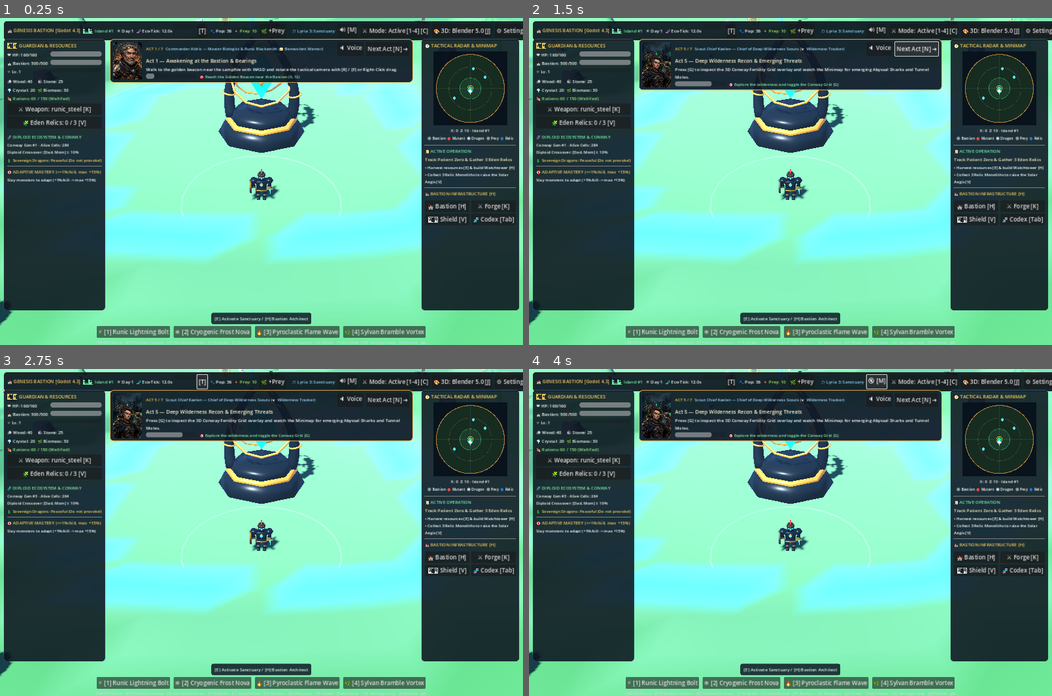
Above: before the commit, frames 1-4 (two rows, left to right).
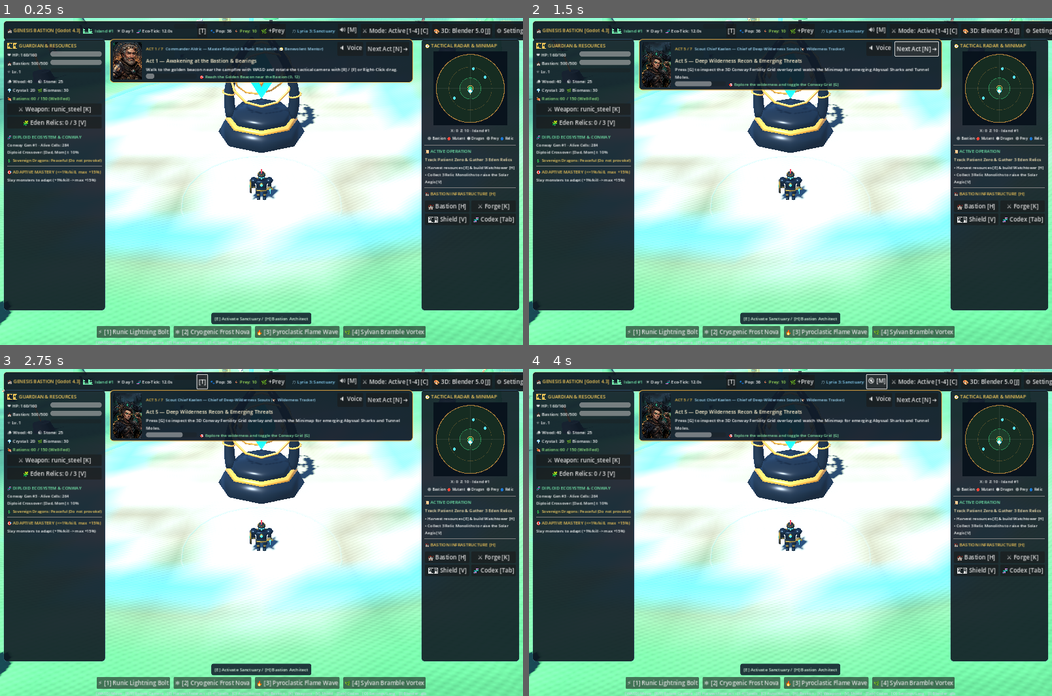
Above: after the commit, the same moments.

Repository: Giom-V/genesis-bastion
Game: Godot game, scene res://scenes/Main.tscn
The game is run twice, just before and just after one commit, with the same random seed, the same clock (stepped at 60 frames per second) and the same inputs. Sound files missing from this copy of the repository are replaced by a short silence.
Inputs:
- Up to frame 1 (0.25 s): no input
- Up to frame 2 (1.5 s): click "Next Act [N] ➔" at 0.5 s; click "Next Act [N] ➔" at 1.25 s
- Up to frame 3 (2.75 s): click "[T]" at 2 s
- Up to frame 4 (4 s): click "🌿 +Prey" at 2.75 s; click "🔊 [M]" at 3.5 s

The runs differ from the first frame. In frame 1, 34% of the frame differs, in the area x 0-100%, y 0-100%; in frame 2, 33%; in frame 3, 33%; in frame 4, 33%.

Commit message:
feat(world): upgrade IslandTerrain.gd to Stylized Fantasy palette, detail/normal textures & lagoon water (Phase 15)

Diff:
--- a/scripts/world/IslandTerrain.gd
+++ b/scripts/world/IslandTerrain.gd
@@ -196,29 +196,95 @@
 	return _biome_grid[iz * BIOME_RES + ix]
 
 
-## Computes vertex color for a given elevation and biome.
+## Computes Stylized Fantasy (`Tunic` / `Zelda: Link's Awakening` / `Death's Door`) vertex color for a given elevation and biome.
 func _get_vertex_color(x: float, z: float, h: float, biome: String) -> Color:
-	if h < WATER_LEVEL:
-		return Color(0.14, 0.32, 0.42)
+	var dist: float = sqrt(x * x + z * z)
+	var detail_n: float = _noise_detail.get_noise_2d(x * 1.4, z * 1.4)
+
+	if h < WATER_LEVEL - 0.15:
+		var depth_t: float = clampf((WATER_LEVEL - h) / 3.8, 0.0, 1.0)
+		return Color(0.24, 0.86, 0.85).lerp(Color(0.08, 0.42, 0.58), depth_t)
+
+	# Carved golden-limestone Sanctuary courtyard (`r < 22m`) with concentric cobblestone rings & mossy joints
+	if dist < 22.0 or biome == "sanctuary":
+		var courtyard_blend: float = 1.0 - smoothstep(14.5, 22.0, dist)
+		var ring_wave: float = sin(dist * 2.35)
+		var radial_joint: float = sin(atan2(z, x) * 16.0)
+		var stone_base := Color(0.784, 0.729, 0.596) # #c8ba98 warm carved limestone
+		var stone_Sun := Color(0.871, 0.824, 0.706)  # #ded2b4 sunlit flagstone
+		var stone_joint := Color(0.651, 0.588, 0.455) # #a69674 stone mortar
+		var moss_joint := Color(0.361, 0.561, 0.384)  # #5c8f62 mossy sanctuary seams
+		var cobble_t: float = clampf(ring_wave * 0.5 + 0.5, 0.0, 1.0)
+		var courtyard_col: Color = stone_joint.lerp(stone_Sun if detail_n > 0.05 else stone_base, cobble_t)
+		if ring_wave < -0.55 and radial_joint > 0.35 and dist > 5.0:
+			courtyard_col = courtyard_col.lerp(moss_joint, 0.55)
+		var ring_dist: float = absf(dist - SANCTUARY_RADIUS * 0.85)
+		if ring_dist < 1.1:
+			courtyard_col = courtyard_col.lerp(Color(0.24, 0.88, 0.94), 0.65)
+		var meadow_edge := Color(0.345, 0.722, 0.408) # #58b868
+		return meadow_edge.lerp(courtyard_col, courtyard_blend)
+
 	match biome:
-		"sanctuary":
-			var ring_dist: float = absf(sqrt(x * x + z * z) - SANCTUARY_RADIUS * 0.85)
-			if ring_dist < 1.2:
-				return Color(0.28, 0.78, 0.84)
-			return Color(0.38, 0.66, 0.42)
 		"beach":
-			return Color(0.84, 0.76, 0.54)
+			# Warm sunlit coral-cream beach sand (#f4e2b8) transitioning from wet shoreline sand (#d4b886)
+			var wet_t: float = clampf((h - WATER_LEVEL) / 1.15, 0.0, 1.0)
+			var wet_sand := Color(0.831, 0.722, 0.525)   # #d4b886
+			var dry_sand := Color(0.957, 0.886, 0.722)   # #f4e2b8
+			var coral_tint := Color(0.973, 0.918, 0.784) # #f8eac8
+			var sand_col: Color = wet_sand.lerp(dry_sand, wet_t)
+			if detail_n > 0.15:
+				sand_col = sand_col.lerp(coral_tint, 0.35)
+			return sand_col
 		"forest":
-			return Color(0.16, 0.44, 0.24)
+			# Rich emerald-teal ancient forest floor (#2b6e4e) with sunlit moss glades (#3a875e)
+			var forest_deep := Color(0.169, 0.431, 0.306) # #2b6e4e
+			var forest_moss := Color(0.227, 0.529, 0.369) # #3a875e
+			return forest_deep.lerp(forest_moss, clampf(detail_n * 0.5 + 0.5, 0.0, 1.0))
 		"volcanic":
-			if h > 11.2:
-				return Color(0.68, 0.26, 0.14)
-			return Color(0.26, 0.22, 0.24)
+			# Warm volcanic slate-terracotta highlands (#73645e) with glowing magma veins at caldera ridges
+			var slate_warm := Color(0.451, 0.392, 0.369)  # #73645e
+			var basalt_ridge := Color(0.549, 0.443, 0.396) # #8c7165
+			var col: Color = slate_warm.lerp(basalt_ridge, clampf(detail_n * 0.5 + 0.5, 0.0, 1.0))
+			if h > 11.0 and detail_n > 0.18:
+				var lava_t: float = clampf((h - 11.0) / 3.5, 0.0, 1.0)
+				col = col.lerp(Color(1.0, 0.38, 0.14), lava_t * 0.75)
+			return col
 		_:
-			return Color(0.26, 0.58, 0.30)
-
-
-## Builds the 3D Island Terrain `ArrayMesh` with smooth vertex normals and vertex colors.
+			# Vibrant sunlit spring-meadow grass (#58b868 -> #3e9654) with clover highlights (#78d274)
+			var grass_bright := Color(0.345, 0.722, 0.408) # #58b868
+			var grass_lush := Color(0.243, 0.588, 0.329)   # #3e9654
+			var clover_sun := Color(0.471, 0.824, 0.455)   # #78d274
+			var g_col: Color = grass_lush.lerp(grass_bright, clampf(detail_n * 0.5 + 0.5, 0.0, 1.0))
+			if detail_n > 0.25:
+				g_col = g_col.lerp(clover_sun, 0.4)
+			return g_col
+
+
+## Generates a synchronous tileable 64x64 procedural micro-detail Albedo & Normal map pair for crisp ground relief.
+func _create_stylized_ground_textures() -> Dictionary:
+	var size: int = 64
+	var albedo_img: Image = Image.create(size, size, false, Image.FORMAT_RGBA8)
+	var bump_img: Image = Image.create(size, size, false, Image.FORMAT_RF)
+
+	for y in range(size):
+		for x in range(size):
+			# Tileable periodic coordinates
+			var nx: float = cos(float(x) / float(size) * TAU) * 18.0
+			var ny: float = sin(float(y) / float(size) * TAU) * 18.0
+			var n1: float = _noise_detail.get_noise_2d(nx, ny)
+			var blade: float = sin(float(x * 3 + y * 5) * 0.55) * 0.06
+			var shade: float = clampf(0.93 + n1 * 0.09 + blade, 0.80, 1.0)
+			albedo_img.set_pixel(x, y, Color(shade, shade, shade * 0.98, 1.0))
+			var h_val: float = clampf(0.5 + n1 * 0.35 + blade * 1.8, 0.0, 1.0)
+			bump_img.set_pixel(x, y, Color(h_val, 0.0, 0.0, 1.0))
+
+	bump_img.bump_map_to_normal_map(2.2)
+	var detail_tex: ImageTexture = ImageTexture.create_from_image(albedo_img)
+	var normal_tex: ImageTexture = ImageTexture.create_from_image(bump_img)
+	return {"albedo": detail_tex, "normal": normal_tex}
+
+
+## Builds the 3D Island Terrain `ArrayMesh` with smooth vertex normals, tiled UVs, and Stylized Fantasy vertex colors.
 func _build_island_mesh() -> void:
 	var st := SurfaceTool.new()
 	st.begin(Mesh.PRIMITIVE_TRIANGLES)
@@ -229,9 +295,13 @@
 	for iz in range(MESH_SEGMENTS):
 		var z0: float = -half + float(iz) * step
 		var z1: float = z0 + step
+		var v0: float = float(iz) / float(MESH_SEGMENTS)
+		var v1: float = float(iz + 1) / float(MESH_SEGMENTS)
 		for ix in range(MESH_SEGMENTS):
 			var x0: float = -half + float(ix) * step
 			var x1: float = x0 + step
+			var u0: float = float(ix) / float(MESH_SEGMENTS)
+			var u1: float = float(ix + 1) / float(MESH_SEGMENTS)
 
 			var h00: float = get_height_at(x0, z0)
 			var h10: float = get_height_at(x1, z0)
@@ -250,21 +320,28 @@
 
 			# Triangle 1 (v00, v10, v01)
 			st.set_color(c00)
+			st.set_uv(Vector2(u0, v0))
 			st.add_vertex(v00)
 			st.set_color(c10)
+			st.set_uv(Vector2(u1, v0))
 			st.add_vertex(v10)
 			st.set_color(c01)
+			st.set_uv(Vector2(u0, v1))
 			st.add_vertex(v01)
 
 			# Triangle 2 (v10, v11, v01)
 			st.set_color(c10)
+			st.set_uv(Vector2(u1, v0))
 			st.add_vertex(v10)
 			st.set_color(c11)
+			st.set_uv(Vector2(u1, v1))
 			st.add_vertex(v11)
 			st.set_color(c01)
+			st.set_uv(Vector2(u0, v1))
 			st.add_vertex(v01)
 
 	st.generate_normals()
+	st.generate_tangents()
 	var array_mesh: ArrayMesh = st.commit()
 
 	terrain_mesh_instance = MeshInstance3D.new()
@@ -272,36 +349,65 @@
 	terrain_mesh_instance.mesh = array_mesh
 	terrain_mesh_instance.cast_shadow = GeometryInstance3D.SHADOW_CASTING_SETTING_OFF
 
+	var tex_pair: Dictionary = _create_stylized_ground_textures()
 	var terrain_mat := StandardMaterial3D.new()
 	terrain_mat.vertex_color_use_as_albedo = true
-	terrain_mat.roughness = 0.86
-	terrain_mat.metallic = 0.06
+	terrain_mat.albedo_texture = tex_pair.get("albedo", null)
+	terrain_mat.normal_enabled = true
+	terrain_mat.normal_scale = 0.28
+	terrain_mat.normal_texture = tex_pair.get("normal", null)
+	terrain_mat.uv1_scale = Vector3(32.0, 32.0, 1.0)
+	terrain_mat.roughness = 0.78
+	terrain_mat.metallic = 0.04
 	terrain_mesh_instance.material_override = terrain_mat
 	add_child(terrain_mesh_instance)
 
 
-## Builds the stylized Ocean Water Plane at `y = WATER_LEVEL`.
+## Builds the stylized Tropical Lagoon & Deep Sapphire Ocean Plane at `y = WATER_LEVEL` plus a shoreline foam ring.
 func _build_ocean_plane() -> void:
 	ocean_mesh_instance = MeshInstance3D.new()
 	ocean_mesh_instance.name = "OceanWaterPlane"
 	var plane := PlaneMesh.new()
 	plane.size = Vector2(680.0, 680.0)
-	plane.subdivide_width = 36
-	plane.subdivide_depth = 36
+	plane.subdivide_width = 48
+	plane.subdivide_depth = 48
 	ocean_mesh_instance.mesh = plane
 	ocean_mesh_instance.position = Vector3(0.0, WATER_LEVEL, 0.0)
 	ocean_mesh_instance.cast_shadow = GeometryInstance3D.SHADOW_CASTING_SETTING_OFF
 
 	var water_mat := StandardMaterial3D.new()
-	water_mat.albedo_color = Color(0.08, 0.46, 0.62, 0.88)
+	# Vibrant tropical turquoise-cerulean lagoon water (#24b8d1 -> #168aad)
+	water_mat.albedo_color = Color(0.14, 0.72, 0.82, 0.88)
 	water_mat.transparency = BaseMaterial3D.TRANSPARENCY_ALPHA
-	water_mat.roughness = 0.16
-	water_mat.metallic = 0.35
+	water_mat.roughness = 0.12
+	water_mat.metallic = 0.28
 	water_mat.emission_enabled = true
-	water_mat.emission = Color(0.04, 0.22, 0.34)
-	water_mat.emission_energy_multiplier = 0.45
+	water_mat.emission = Color(0.09, 0.46, 0.58)
+	water_mat.emission_energy_multiplier = 0.55
 	ocean_mesh_instance.material_override = water_mat
 	add_child(ocean_mesh_instance)
+
+	# Stylized turquoise shoreline lagoon foam ring around the island coast
+	var foam_ring := MeshInstance3D.new()
+	foam_ring.name = "ShorelineLagoonHalo"
+	var foam_torus := TorusMesh.new()
+	foam_torus.inner_radius = ISLAND_RADIUS * 0.82
+	foam_torus.outer_radius = ISLAND_RADIUS * 0.98
+	foam_torus.rings = 64
+	foam_torus.ring_segments = 8
+	foam_ring.mesh = foam_torus
+	foam_ring.scale = Vector3(1.0, 0.05, 1.0)
+	foam_ring.position = Vector3(0.0, WATER_LEVEL + 0.08, 0.0)
+	foam_ring.cast_shadow = GeometryInstance3D.SHADOW_CASTING_SETTING_OFF
+	var foam_mat := StandardMaterial3D.new()
+	foam_mat.albedo_color = Color(0.45, 0.94, 0.95, 0.42)
+	foam_mat.transparency = BaseMaterial3D.TRANSPARENCY_ALPHA
+	foam_mat.roughness = 0.22
+	foam_mat.emission_enabled = true
+	foam_mat.emission = Color(0.24, 0.86, 0.88)
+	foam_mat.emission_energy_multiplier = 0.65
+	foam_ring.material_override = foam_mat
+	add_child(foam_ring)
 
 
 ## Builds the Central Bastion Sanctuary (`bastion_sanctuary.glb`), runic aura ring, and Solar Aegis Shield Dome.
